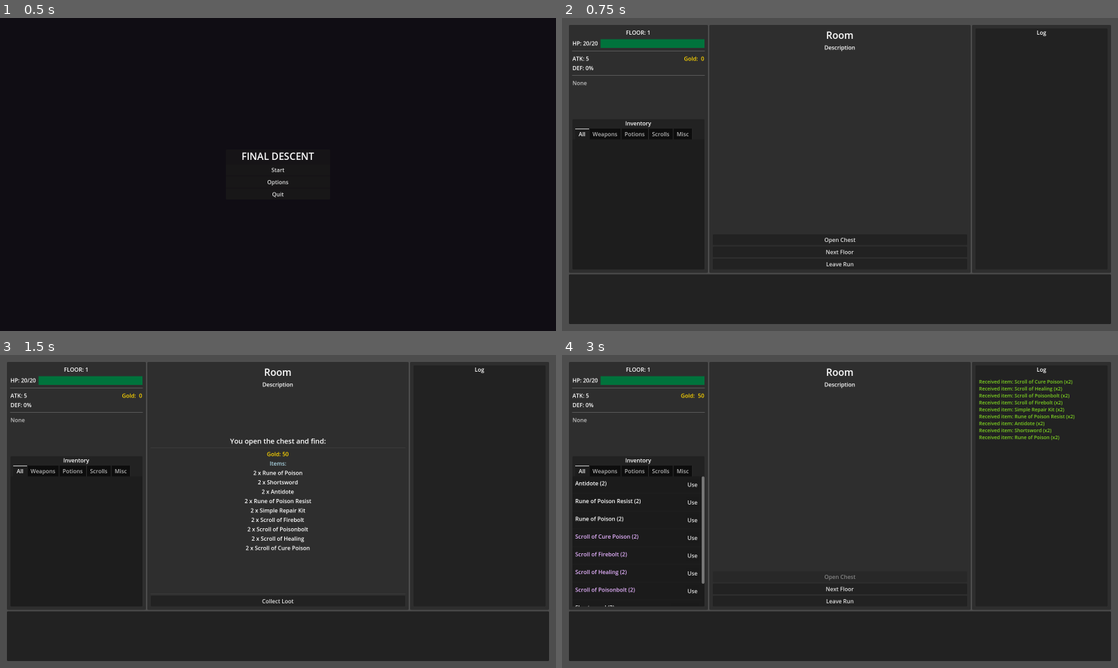
Above: before the commit, frames 1-4 (two rows, left to right).
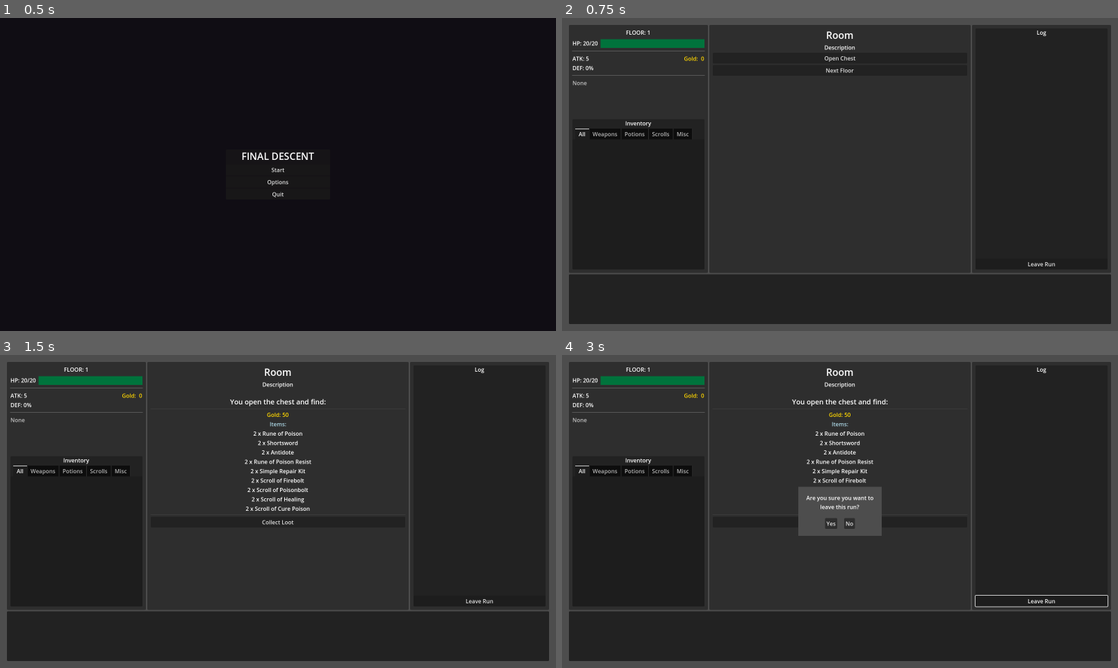
Above: after the commit, the same moments.

Repository: jhaakma/final-descent
Game: Godot game, scene res://data/core/Main.tscn
Two runs of this game, one before a commit and one after it. Both use one fixed random seed, a clock stepped at 60 frames per second and the inputs below.
Inputs (mouse positions are in pixels of both pictures, inside the frame that each line leads up to):
- Up to frame 1 (0.5 s): no input
- Up to frame 2 (0.75 s): click "Start" at 0.5 s
- Up to frame 3 (1.5 s): click "Open Chest" at 1.25 s
- Up to frame 4 (3 s): click (1040, 602) at 2 s, where only the run after the commit has a clickable "Leave Run"; click "Collect Loot" at 2.75 s

Frame 1 is identical in both runs. In frame 2, 0.2% of the frame differs, in the area x 47-89%, y 12-80%; in frame 3, 1.7%; in frame 4, 5.0%, in the area x 2-99%, y 7-81%.

Commit message:
Align center container elements to top

Diff:
--- a/src/ui/components/InlineCombat.tscn
+++ b/src/ui/components/InlineCombat.tscn
@@ -23,7 +23,6 @@
 
 [node name="VBoxContainer" type="VBoxContainer" parent="VBoxContainer"]
 layout_mode = 2
-size_flags_vertical = 3
 alignment = 1
 
 [node name="EnemyLabel" type="Label" parent="VBoxContainer/VBoxContainer"]
--- a/src/ui/components/InlineLoot.tscn
+++ b/src/ui/components/InlineLoot.tscn
@@ -8,7 +8,6 @@
 anchor_bottom = 1.0
 grow_horizontal = 2
 grow_vertical = 2
-size_flags_vertical = 3
 theme_override_constants/margin_top = 20
 script = ExtResource("1_nd4l2")
 
@@ -20,7 +19,6 @@
 unique_name_in_owner = true
 custom_minimum_size = Vector2(0, 100)
 layout_mode = 2
-size_flags_vertical = 3
 alignment = 1
 
 [node name="LootLabel" type="Label" parent="LootContainer/LootItemsContainer"]
--- a/src/ui/components/InlineShopkeeper.tscn
+++ b/src/ui/components/InlineShopkeeper.tscn
@@ -8,7 +8,6 @@
 anchor_bottom = 1.0
 grow_horizontal = 2
 grow_vertical = 2
-size_flags_vertical = 3
 theme_override_constants/margin_left = 20
 theme_override_constants/margin_top = 20
 theme_override_constants/margin_right = 20
@@ -50,9 +49,8 @@
 
 [node name="ShopTabs" type="TabContainer" parent="ShopContainer"]
 unique_name_in_owner = true
-custom_minimum_size = Vector2(400, 300)
+custom_minimum_size = Vector2(400, 400)
 layout_mode = 2
-size_flags_vertical = 3
 current_tab = 0
 
 [node name="Buy" type="ScrollContainer" parent="ShopContainer/ShopTabs"]
--- a/src/ui/screens/RoomScreen.tscn
+++ b/src/ui/screens/RoomScreen.tscn
@@ -214,25 +214,19 @@
 unique_name_in_owner = true
 layout_mode = 2
 size_flags_vertical = 3
-alignment = 1
+
+[node name="Actions" type="GridContainer" parent="MarginContainer/VBoxContainer/HBoxContainer/CenterPanel/MarginContainer/RoomContainer/ActionsContainer"]
+unique_name_in_owner = true
+layout_mode = 2
+
+[node name="NextFloorBtn" type="Button" parent="MarginContainer/VBoxContainer/HBoxContainer/CenterPanel/MarginContainer/RoomContainer/ActionsContainer"]
+unique_name_in_owner = true
+layout_mode = 2
+text = "Next Floor"
 
 [node name="Padding" type="Control" parent="MarginContainer/VBoxContainer/HBoxContainer/CenterPanel/MarginContainer/RoomContainer/ActionsContainer"]
 layout_mode = 2
 size_flags_vertical = 3
-
-[node name="Actions" type="GridContainer" parent="MarginContainer/VBoxContainer/HBoxContainer/CenterPanel/MarginContainer/RoomContainer/ActionsContainer"]
-unique_name_in_owner = true
-layout_mode = 2
-
-[node name="NextFloorBtn" type="Button" parent="MarginContainer/VBoxContainer/HBoxContainer/CenterPanel/MarginContainer/RoomContainer/ActionsContainer"]
-unique_name_in_owner = true
-layout_mode = 2
-text = "Next Floor"
-
-[node name="LeaveRunBtn" type="Button" parent="MarginContainer/VBoxContainer/HBoxContainer/CenterPanel/MarginContainer/RoomContainer/ActionsContainer"]
-unique_name_in_owner = true
-layout_mode = 2
-text = "Leave Run"
 
 [node name="RightPanel" type="PanelContainer" parent="MarginContainer/VBoxContainer/HBoxContainer"]
 custom_minimum_size = Vector2(400, 0)
@@ -277,6 +271,11 @@
 deselect_on_focus_loss_enabled = false
 drag_and_drop_selection_enabled = false
 
+[node name="LeaveRunBtn" type="Button" parent="MarginContainer/VBoxContainer/HBoxContainer/RightPanel/MarginContainer/PanelLog/VBoxLog"]
+unique_name_in_owner = true
+layout_mode = 2
+text = "Leave Run"
+
 [node name="PanelContainer" type="PanelContainer" parent="MarginContainer/VBoxContainer"]
 layout_mode = 2
 size_flags_vertical = 3
